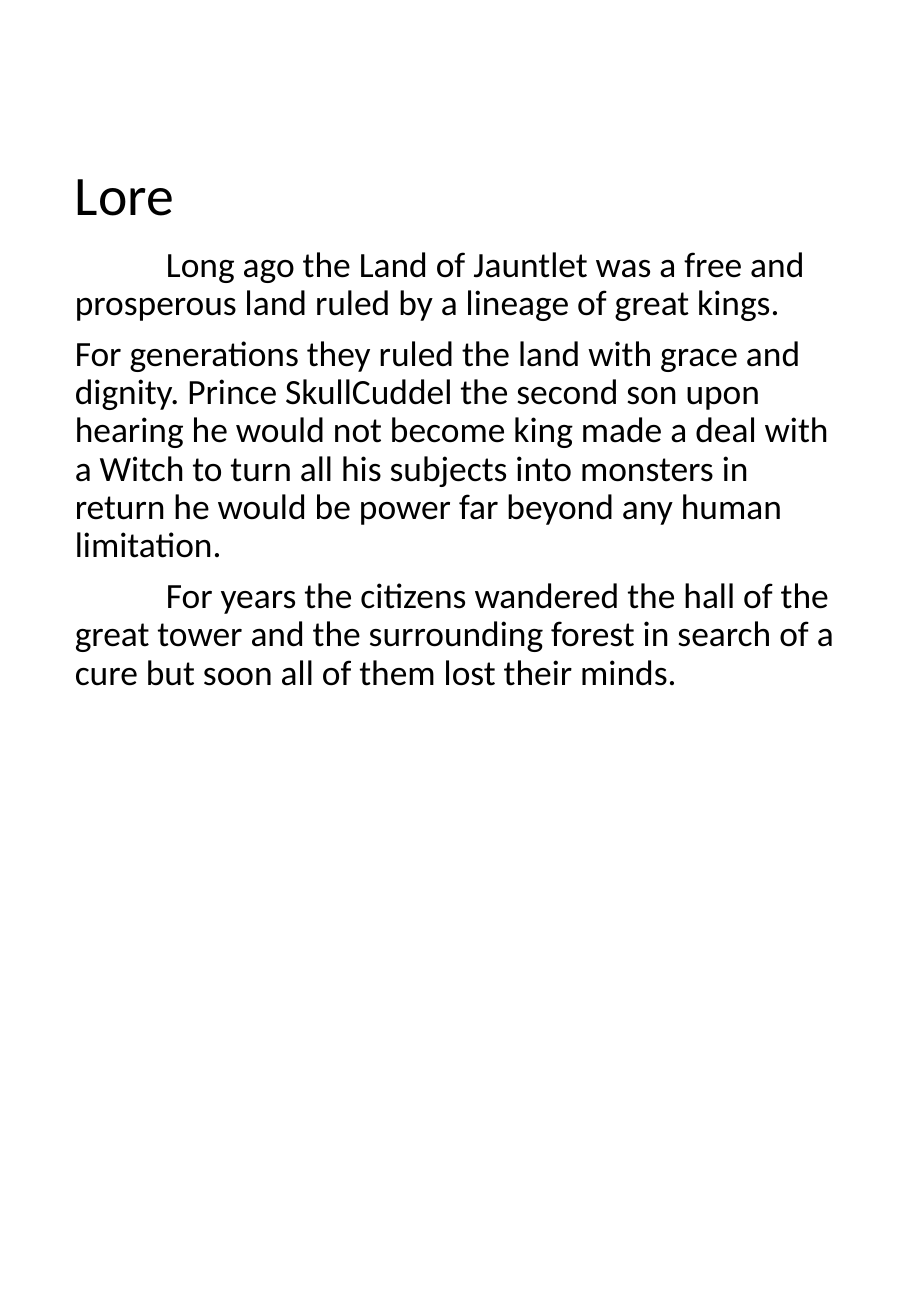
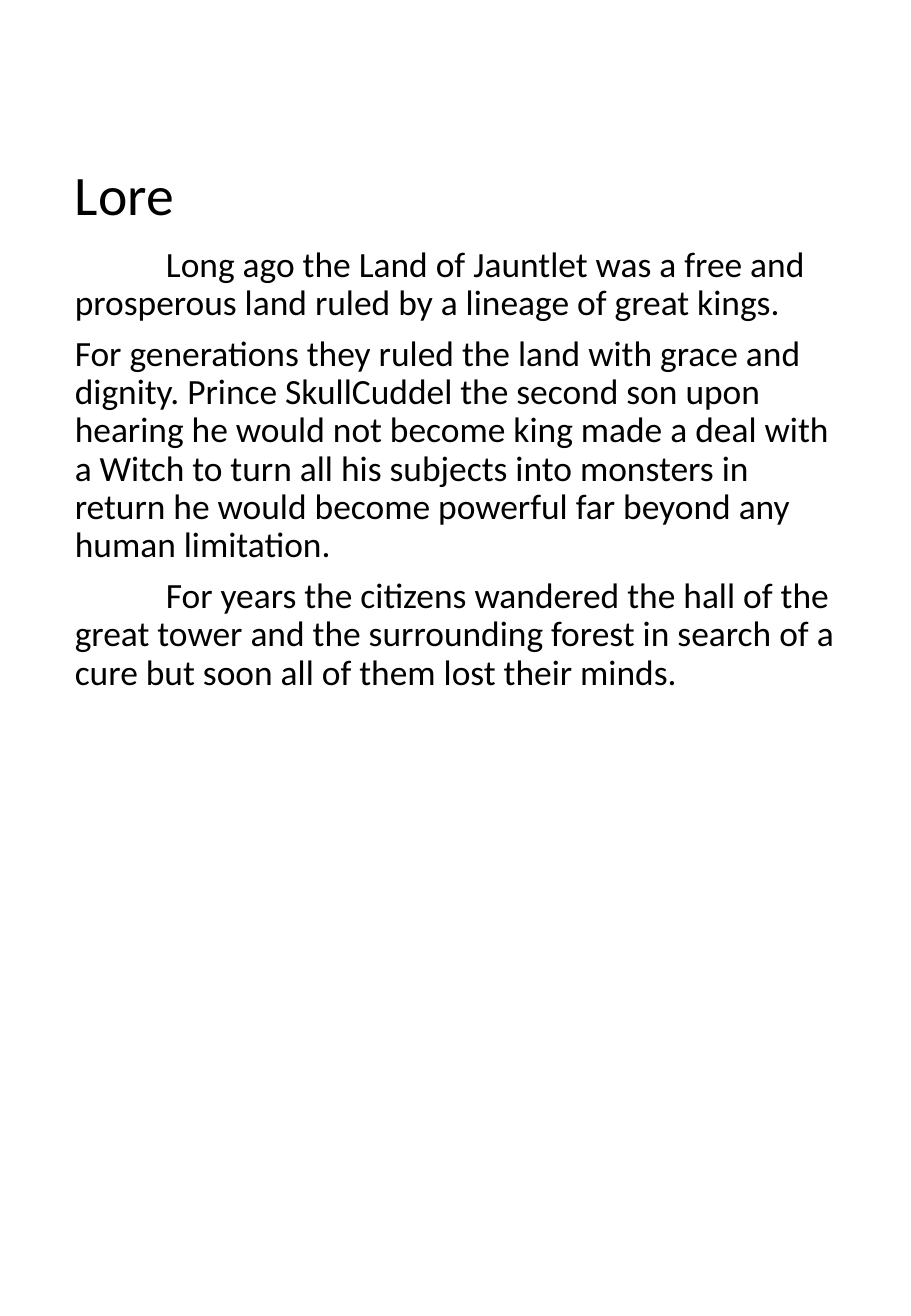
Before and after one commit to ponyfan88/Craigs-Adventure, a slide deck: slide 3 of Manual assets/maNUAL.pptx. Drawn at 911x1316 pixels with LibreOffice and Linux fonts; fonts in the diff are those of the drawing. Boxes give left, top, right and bottom in pixels: in the first picture for what was removed or moved away, otherwise in the second. Text is boxed around its words. In the diff, an @@ line names an element or a change of style, - is before the commit and + after.

```diff
--- a/Manual assets/maNUAL.pptx
+++ b/Manual assets/maNUAL.pptx
@@ text at [75, 341, 829, 558]: text changed @@
-For generations they ruled the land with grace and dignity. Prince SkullCuddel the second son upon hearing he would not become king made a deal with a Witch to turn all his subjects into monsters in return he would be power far beyond any human limitation.
+For generations they ruled the land with grace and dignity. Prince SkullCuddel the second son upon hearing he would not become king made a deal with a Witch to turn all his subjects into monsters in return he would become powerful far beyond any human limitation.
```
Also in this commit, not shown: 3 other slides changed, 1 slide added, 1 slide removed.
